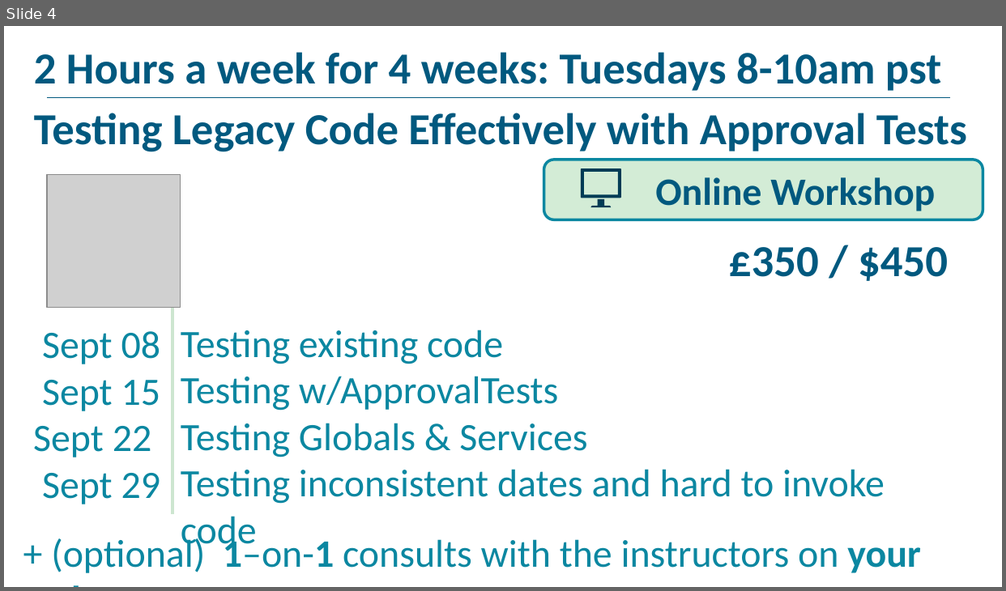
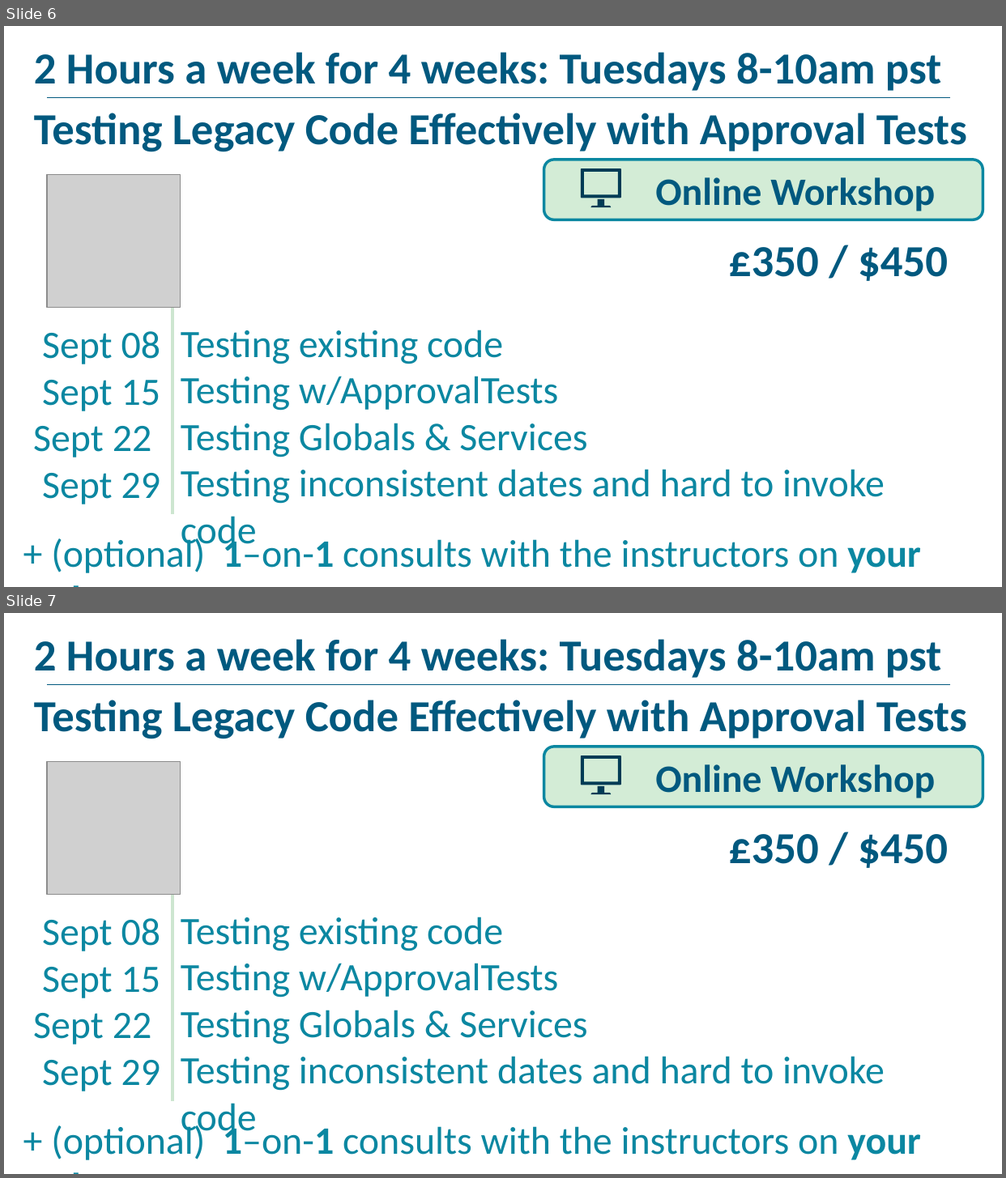
Before and after one commit to LearnWithLlew/TestingLegacyCodeCourse.slides, a slide deck: marketing/LinkedIn-01.pptx. Shown one above the other, each under a label of ours: slide 4 before the commit, slides 6 and 7 after it. The pictures are 1006x591 and 1006x1178 pixels, drawn with LibreOffice and Linux fonts; fonts in the diff are those of the drawing; grey boxes stand for pictures. Boxes give left, top, right and bottom in pixels: in the first picture for what was removed or moved away, otherwise in the second. Text is boxed around its words. In the diff, an @@ line names an element or a change of style, - is before the commit and + after.

```diff
--- a/marketing/LinkedIn-01.pptx
+++ b/marketing/LinkedIn-01.pptx
@@ slide 7 added at <box>4,613,1002,1174</box>, background #FFFFFF @@
@@ text added at <box>34,639,941,678</box>, 32 pt, text #01597F, bold @@
+2 Hours a week for 4 weeks: Tuesdays 8-10am pst
@@ line added from (950, 685) to (47, 685), #01597F 1 pt @@
@@ text added at <box>34,700,967,739</box>, 32 pt, text #01597F, bold @@
+Testing Legacy Code Effectively with Approval Tests
@@ group added at <box>544,747,983,807</box>: 2 freeform shapes, 1 rounded rectangle, 1 text @@
+Online Workshop
@@ picture added at <box>47,762,180,894</box> @@
@@ text added at <box>729,834,948,868</box>, 32 pt, text #01597F, bold @@
+£350 / $450
@@ line added from (172, 879) to (172, 1101), #CEE6D0 2.5 pt @@
@@ text added at <box>33,918,160,1092</box>, 28 pt, text #0B87A1 @@
+Sept 08
+Sept 15
+Sept 22
+Sept 29
@@ text added at <box>181,917,884,1140</box>, 28 pt, text #0B87A1 @@
+Testing existing code
+Testing w/ApprovalTests
+Testing Globals & Services
+Testing inconsistent dates and hard to invoke code
@@ title added at <box>51,1122,921,1161</box>, 28 pt, text #0B87A1 @@
++ (optional) 1–on-1 consults with the instructors on your code
@@ what was slide 4 is now slide 6 @@
```
Also in this commit, not shown: 1 slide changed, 4 other slides added, 1 other file.
